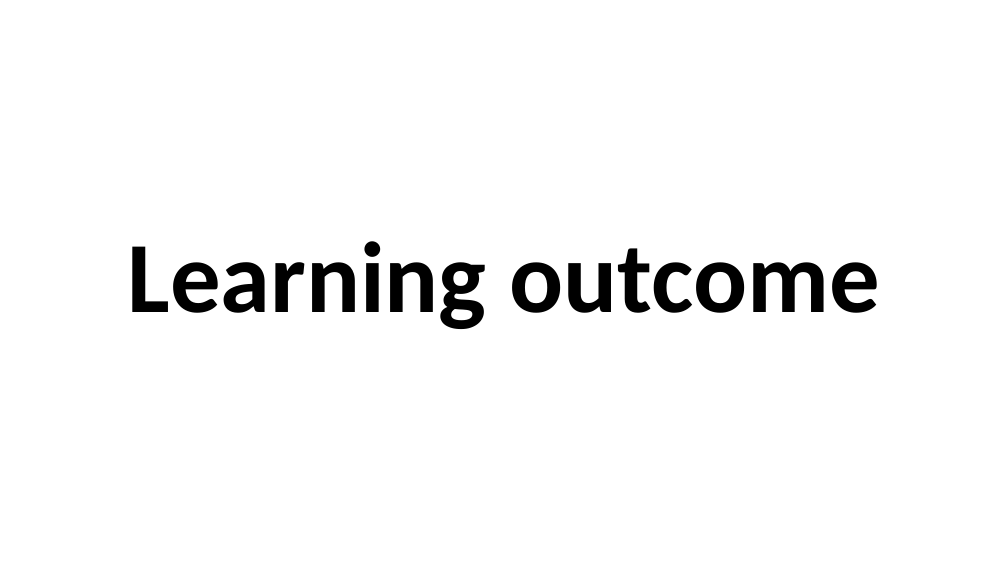
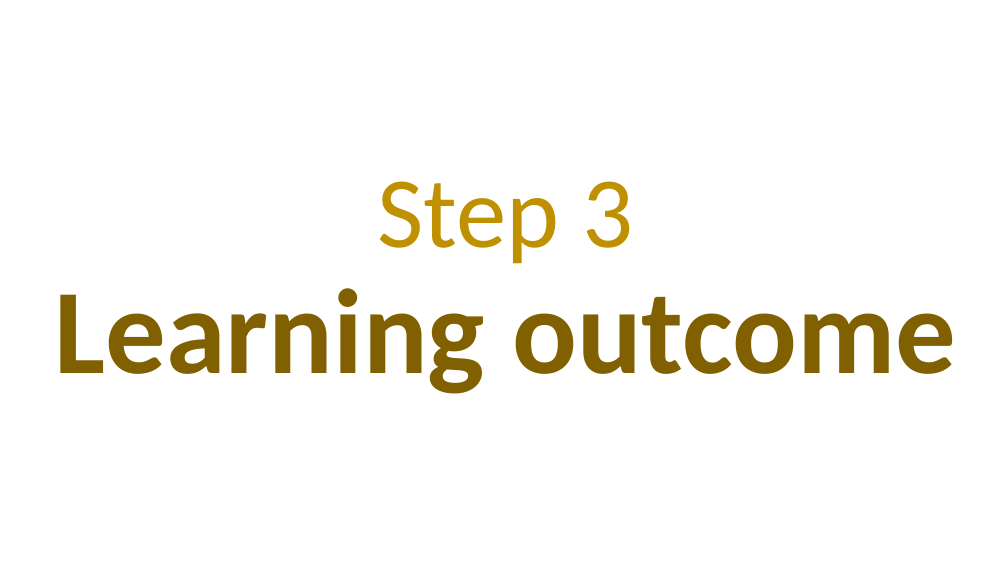
Before and after one commit to mingfeisun/EngagementRLfD-user-study, a slide deck: slide 4 of teaching-learning-outcome.pptx. Drawn at 1008x567 pixels with LibreOffice and Linux fonts; fonts in the diff are those of the drawing. Boxes give left, top, right and bottom in pixels: in the first picture for what was removed or moved away, otherwise in the second. Text is boxed around its words. In the diff, an @@ line names an element or a change of style, - is before the commit and + after.

```diff
--- a/teaching-learning-outcome.pptx
+++ b/teaching-learning-outcome.pptx
@@ title at (x1=55, y1=181, x2=956, y2=394): text changed; size 96 to 115 pt; text colour #000000 to #806000 @@
-Learning outcome
+Step 3
+Learning outcome
```
Also in this commit, not shown: 2 other slides changed, 7 other files.
